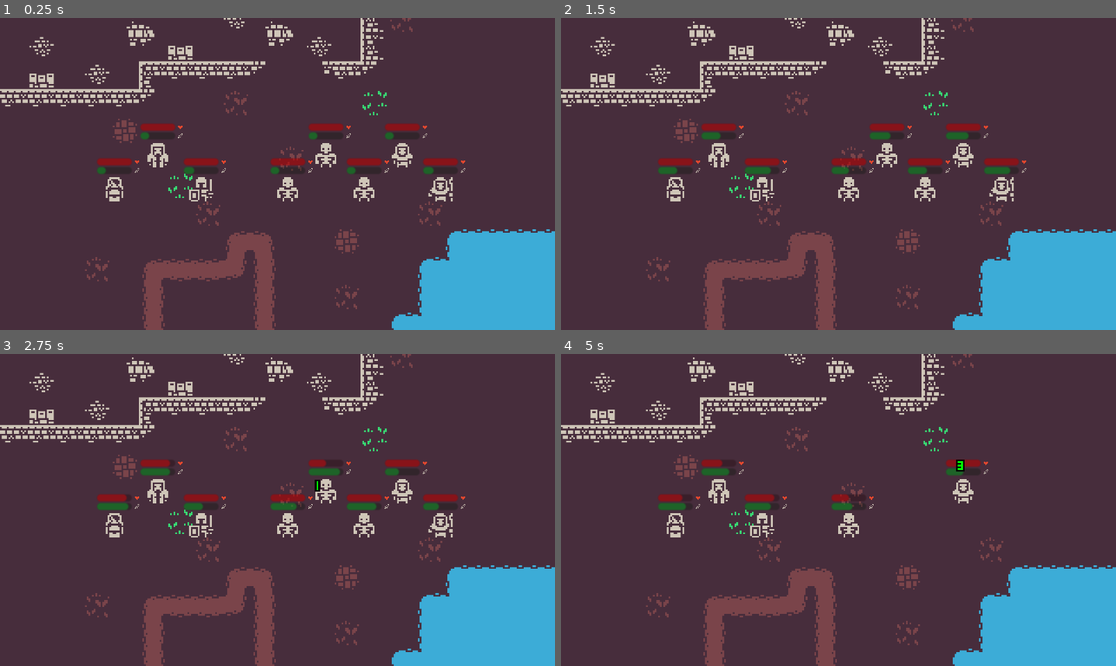
Above: before the commit, frames 1-4 (two rows, left to right).
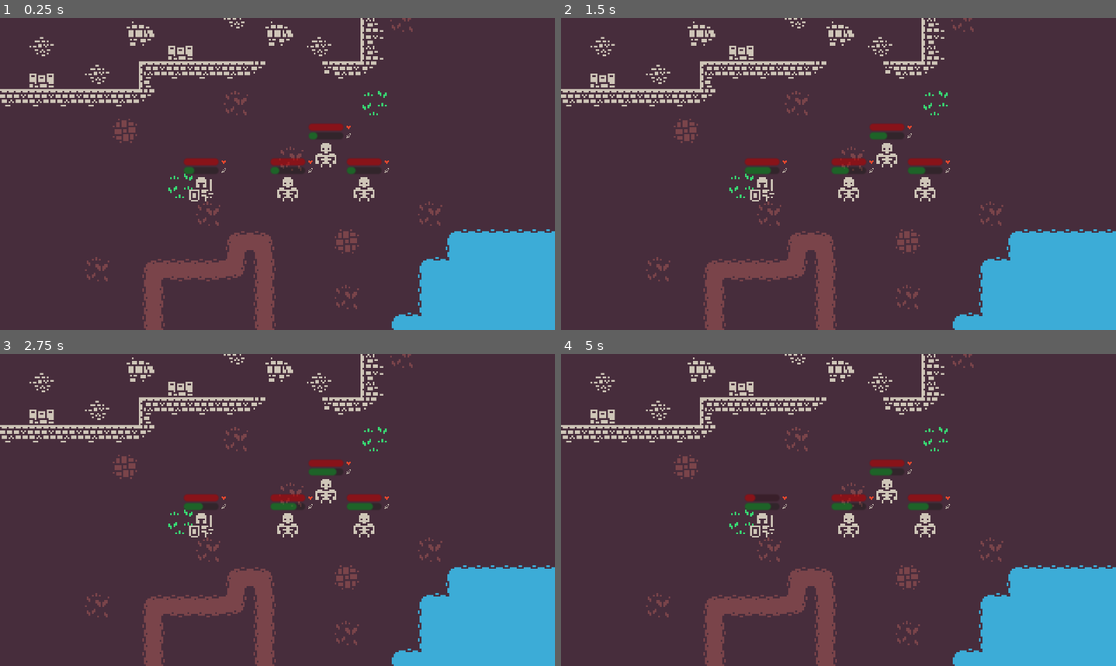
Above: after the commit, the same moments.

Repository: CadenJosey/Autobattler
Game: Godot game, scene res://Scenes/Battle/battle.tscn
Same seed, same stepped clock (60 frames per second), same inputs: the game is played once before the commit and once after it.
Inputs (mouse positions are in pixels of both pictures, inside the frame that each line leads up to):
- Up to frame 1 (0.25 s): no input
- Up to frame 2 (1.5 s): tap Enter at 0.5 s; move the mouse to (960, 158) at 0.52 s; hold D (right) 0.53-1.25 s; click (960, 158) at 0.6 s; tap Space at 1.25 s; drag from (727, 189) to (810, 236) at 1.27 s
- Up to frame 3 (2.75 s): tap Enter at 2 s; move the mouse to (333, 441) at 2.02 s; hold D (right) from 2.03 s (still down); click (333, 441) at 2.1 s
- Up to frame 4 (5 s): release D (right) at 2.75 s; drag from (810, 572) to (672, 463) at 2.77 s; move the mouse to (1005, 556) at 3.52 s; hold A (left) 3.53-4.25 s; click (1005, 556) at 3.6 s; drag from (672, 463) to (755, 432) at 4.27 s

The runs differ from the first frame. In frame 1, 1.3% of the frame differs, in the area x 17-84%, y 33-59%; in frame 2, 1.6%; in frame 3, 1.7%; in frame 4, 2.0%, in the area x 17-77%, y 33-59%.

Commit message:
pierce stat

Diff:
--- a/Scenes/Battle/Adventurers/Knight.tres
+++ b/Scenes/Battle/Adventurers/Knight.tres
@@ -9,7 +9,4 @@
 sprite = ExtResource("2_pf433")
 health = 10
 attack_speed = 1.75
-damage_min = 3
-damage_max = 5
 defense = 2
-target = 0
--- a/Scenes/Battle/Enemies/Skeleton.tres
+++ b/Scenes/Battle/Enemies/Skeleton.tres
@@ -10,6 +10,5 @@
 health = 5
 attack_speed = 3.0
 damage_min = 3
-damage_max = 5
-defense = 0
-target = 0
+damage_max = 3
+pierce = 7
--- a/Scripts/Battle/adventurer.gd
+++ b/Scripts/Battle/adventurer.gd
@@ -9,4 +9,5 @@
 @export var damage_min : int
 @export var damage_max : int
 @export var defense : int
+@export var pierce : int
 @export var target : Unit.TARGET
--- a/Scripts/Battle/battlemanager.gd
+++ b/Scripts/Battle/battlemanager.gd
@@ -20,13 +20,9 @@
 func _ready():
 	for i in 1:
 		new_adventurer(KNIGHT, _get_adventurer_spawn())
-	new_adventurer(WIZARD, _get_adventurer_spawn())
-	new_adventurer(CLERIC, _get_adventurer_spawn())
 
 	for i in 3:
 		new_enemy(SKELETON, _get_enemy_spawn())
-	new_enemy(SKELETON_PRIEST, _get_enemy_spawn())
-	new_enemy(SKELETON_WIZARD, _get_enemy_spawn())
 
 
 # Called every frame. 'delta' is the elapsed time since the previous frame.
@@ -54,16 +50,16 @@
 	return enemy
 
 
-func _on_adventurer_attack(damage: int, target: Unit.TARGET):
+func _on_adventurer_attack(damage: int, pierce: int, target: Unit.TARGET):
 	var enemies_to_remove = []
 
 	match target:
 		Unit.TARGET.ALL:
 			for i in enemies:
-				if i.hurt(damage): enemies_to_remove.append(i)
+				if i.hurt(damage, pierce): enemies_to_remove.append(i)
 		Unit.TARGET.RANDOM:
 			var random_enemy = enemies.pick_random()
-			if random_enemy != null and random_enemy.hurt(damage):
+			if random_enemy != null and random_enemy.hurt(damage, pierce):
 				enemies_to_remove.append(random_enemy)
 		Unit.TARGET.HEAL:
 			var injured_allies : Array[Unit]
@@ -87,16 +83,16 @@
 			j.queue_free()
 
 
-func _on_enemy_attack(damage: int, target: Unit.TARGET):
+func _on_enemy_attack(damage: int, pierce: int, target: Unit.TARGET):
 	var adventurers_to_remove = []
 
 	match target:
 		Unit.TARGET.ALL:
 			for i in adventurers:
-				if i.hurt(damage): adventurers_to_remove.append(i)
+				if i.hurt(damage, pierce): adventurers_to_remove.append(i)
 		Unit.TARGET.RANDOM:
 			var random_adventurer = adventurers.pick_random()
-			if random_adventurer != null and random_adventurer.hurt(damage):
+			if random_adventurer != null and random_adventurer.hurt(damage, pierce):
 				adventurers_to_remove.append(random_adventurer)
 		Unit.TARGET.HEAL:
 			var injured_allies : Array[Unit]
--- a/Scripts/Battle/enemy.gd
+++ b/Scripts/Battle/enemy.gd
@@ -9,4 +9,5 @@
 @export var damage_min : int
 @export var damage_max : int
 @export var defense : int
+@export var pierce : int
 @export var target : Unit.TARGET
--- a/Scripts/Battle/unit.gd
+++ b/Scripts/Battle/unit.gd
@@ -19,6 +19,7 @@
 var damage_min : int
 var damage_max : int
 var defense : int
+var pierce : int
 var start_position : Vector2
 var target : Unit.TARGET
 
@@ -45,6 +46,7 @@
 	damage_min = _class.damage_min
 	damage_max = _class.damage_max
 	defense = _class.defense
+	pierce = _class.pierce
 	target = _class.target
 	position = _start_position
 
@@ -58,6 +60,7 @@
 	damage_min = _type.damage_min
 	damage_max = _type.damage_max
 	defense = _type.defense
+	pierce = _type.pierce
 	target = _type.target
 	position = _start_position
 
@@ -85,15 +88,19 @@
 
 
 func _on_attack_timer_timeout():
-	attack.emit(random.randi_range(damage_min, damage_max), target)
+	attack.emit(random.randi_range(damage_min, damage_max),
+				pierce,
+				target
+	)
 	attack_timer.start(attack_speed - attack_buffer)
 	attack_bar.value = 0
 
 
-func hurt(amount: int) -> bool:
+func hurt(amount: int, piercing: int) -> bool:
 	var _is_dead = false
 	# Calculate damage after defense, can't be less than 0
-	var _damage = max(0, amount - defense)
+	var _effective_defense = max(0, defense - piercing)
+	var _damage = max(0, amount - _effective_defense)
 
 	var hit_number := DAMAGE_NUMBER.instantiate()
 	self.get_parent().add_child(hit_number)
